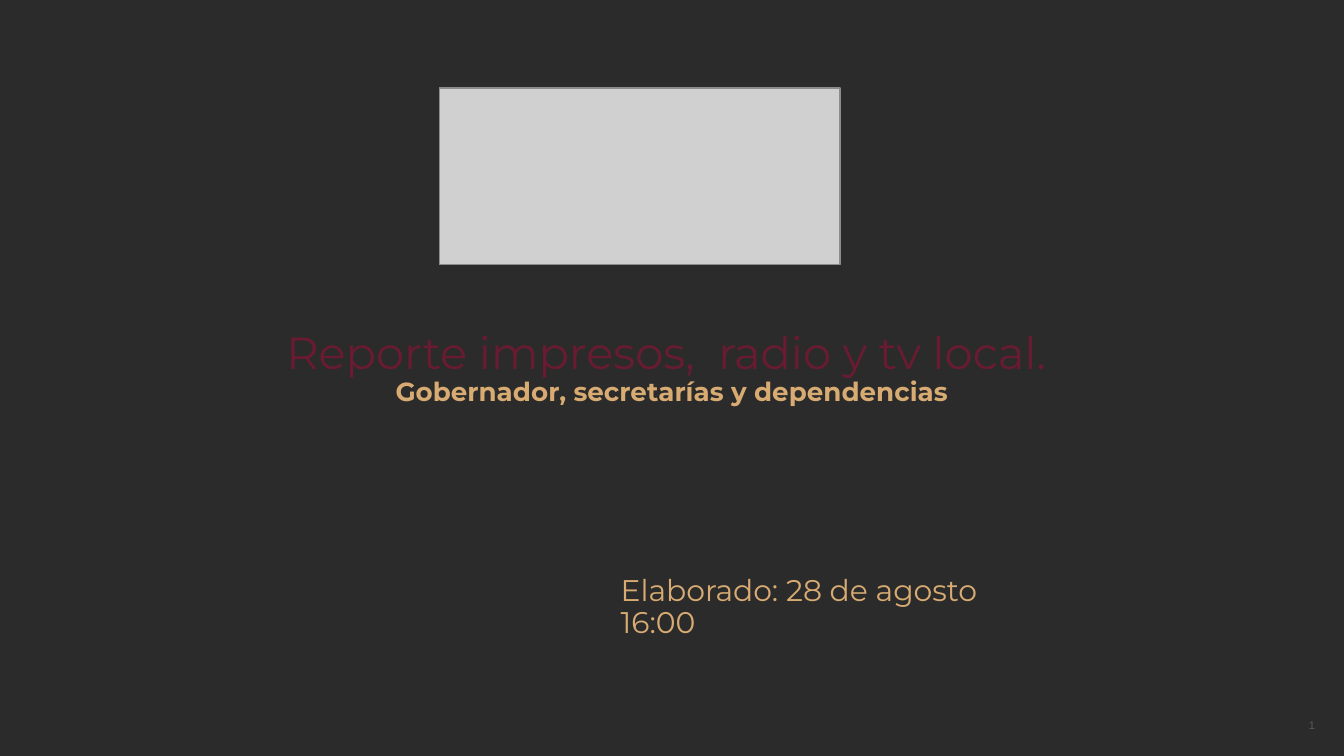
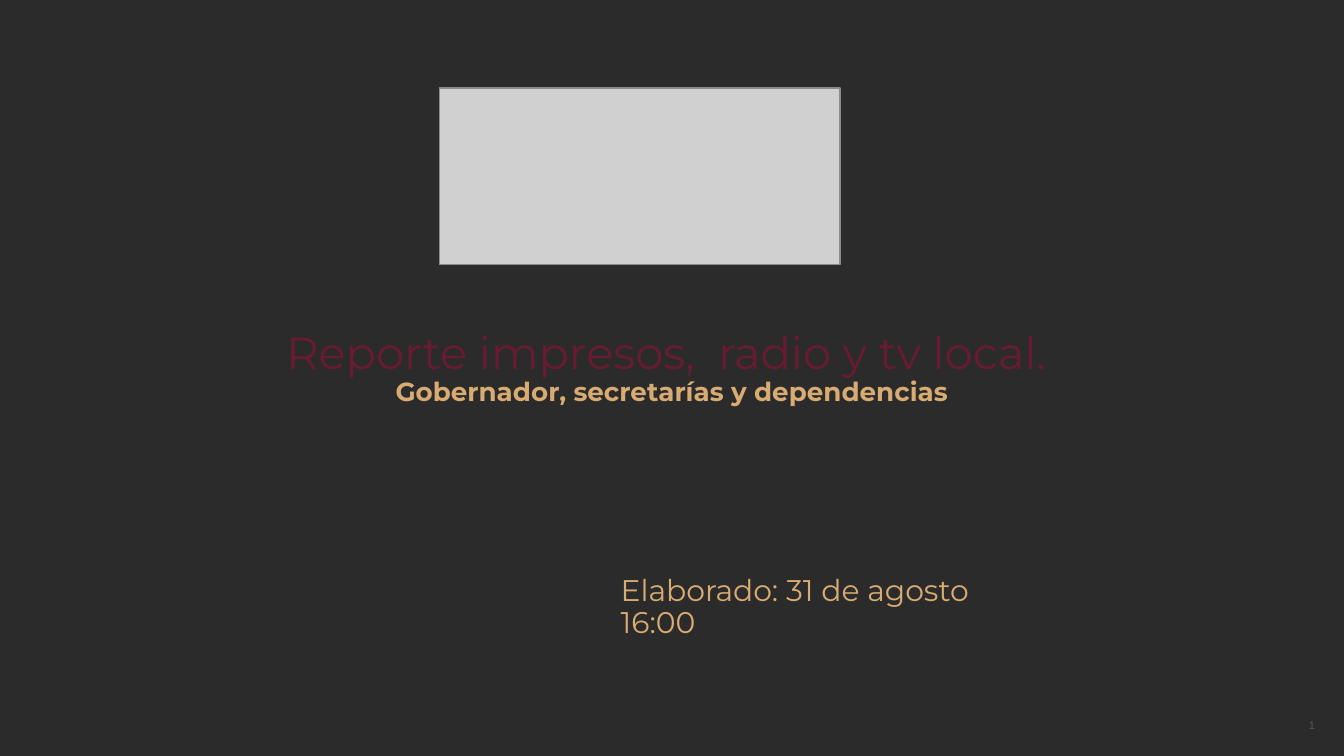
Before and after one commit to thelonious9/Reporteportadas, a slide deck: slide 1 of Reporte 310826.pptx. Drawn at 1344x756 pixels with LibreOffice and Linux fonts; fonts in the diff are those of the drawing; grey boxes stand for pictures; background and template pictures are left out; a plain dark background stands for a picture behind light text. Boxes give left, top, right and bottom in pixels: in the first picture for what was removed or moved away, otherwise in the second. Text is boxed around its words. In the diff, an @@ line names an element or a change of style, - is before the commit and + after.

```diff
--- a/Reporte 310826.pptx
+++ b/Reporte 310826.pptx
@@ text at [621, 579, 968, 607]: text changed @@
-Elaborado: 28 de agosto
+Elaborado: 31 de agosto
```
Also in this commit, not shown: 6 other slides changed, 1 slide added.
